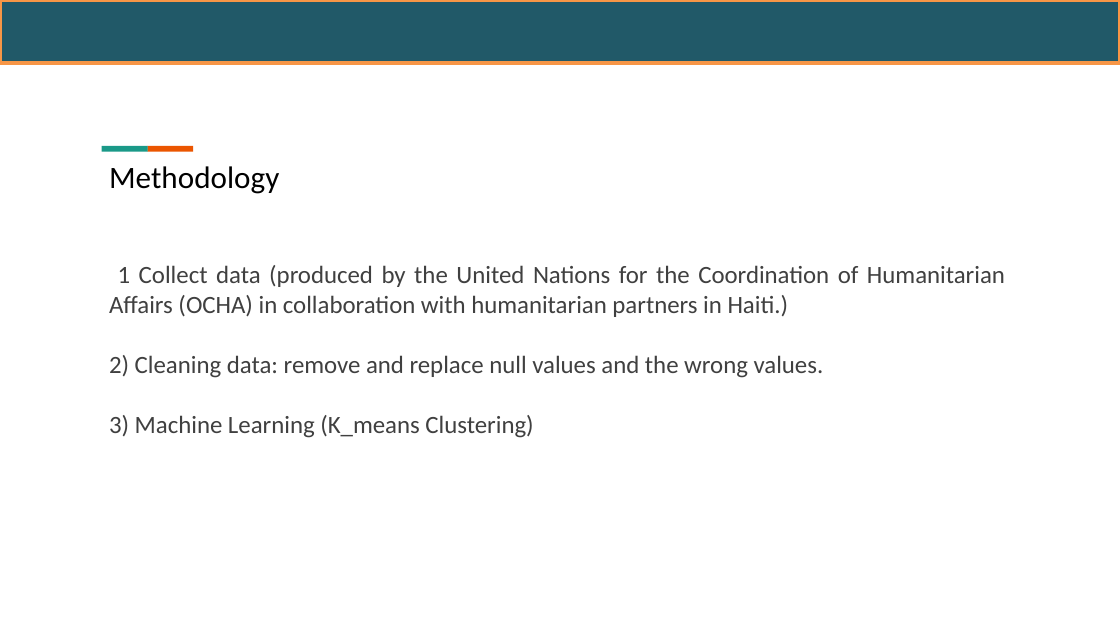
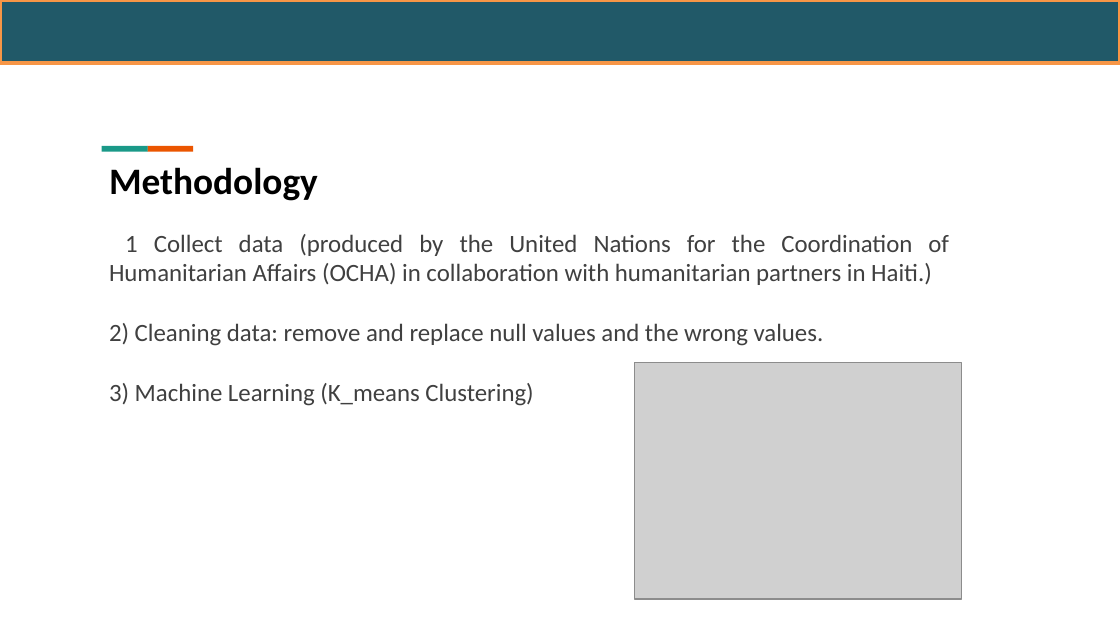
Before and after one commit to Thermoris1212/Ayiti-Analytics-Capstone-project, a slide deck: slide 8 of présentationCapstone.pptx. Drawn at 1120x630 pixels with LibreOffice and Linux fonts; fonts in the diff are those of the drawing; grey boxes stand for pictures; background and template pictures are left out. Boxes give left, top, right and bottom in pixels: in the first picture for what was removed or moved away, otherwise in the second. Text is boxed around its words. In the diff, an @@ line names an element or a change of style, - is before the commit and + after.

```diff
--- a/présentationCapstone.pptx
+++ b/présentationCapstone.pptx
@@ text "Methodology" at box(109, 167, 318, 201): size 20 to 24 pt, bold on @@
@@ text "1 Collect data (produced by ..." rewrapped from box(109, 265, 1005, 438) to box(109, 234, 949, 406) @@
@@ picture added at box(635, 362, 962, 599) @@
```
Also in this commit, not shown: 9 other slides changed, 8 slides added, 2 slides removed, 2 other files.
